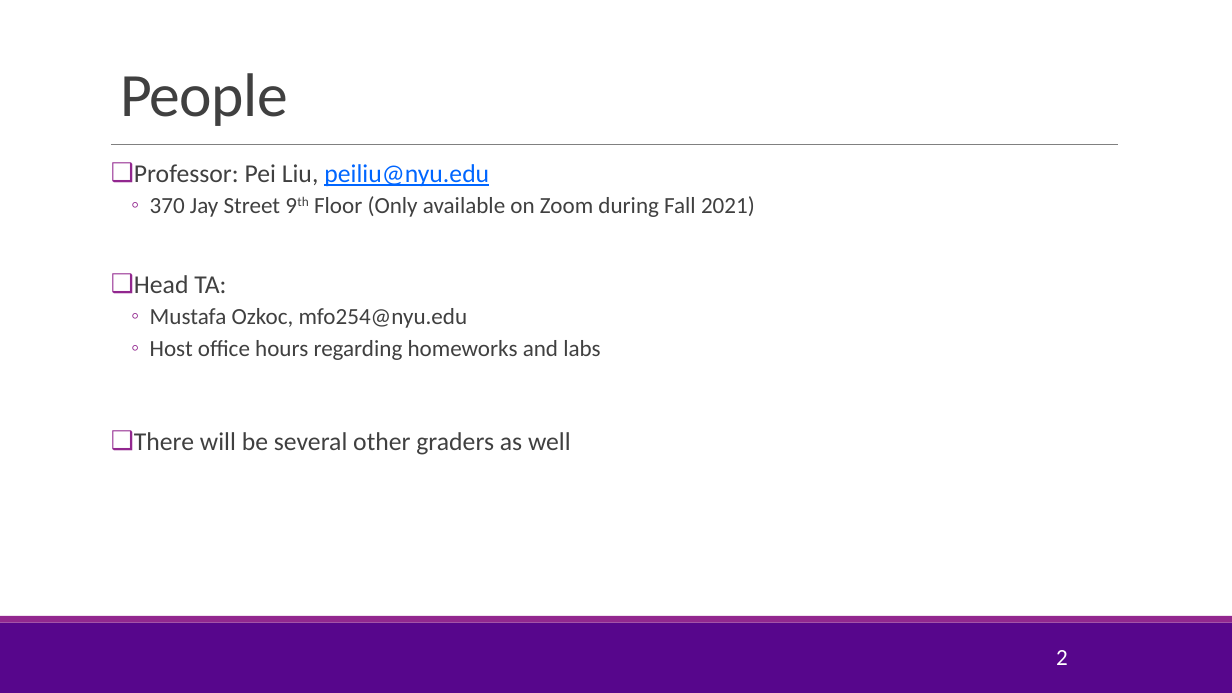
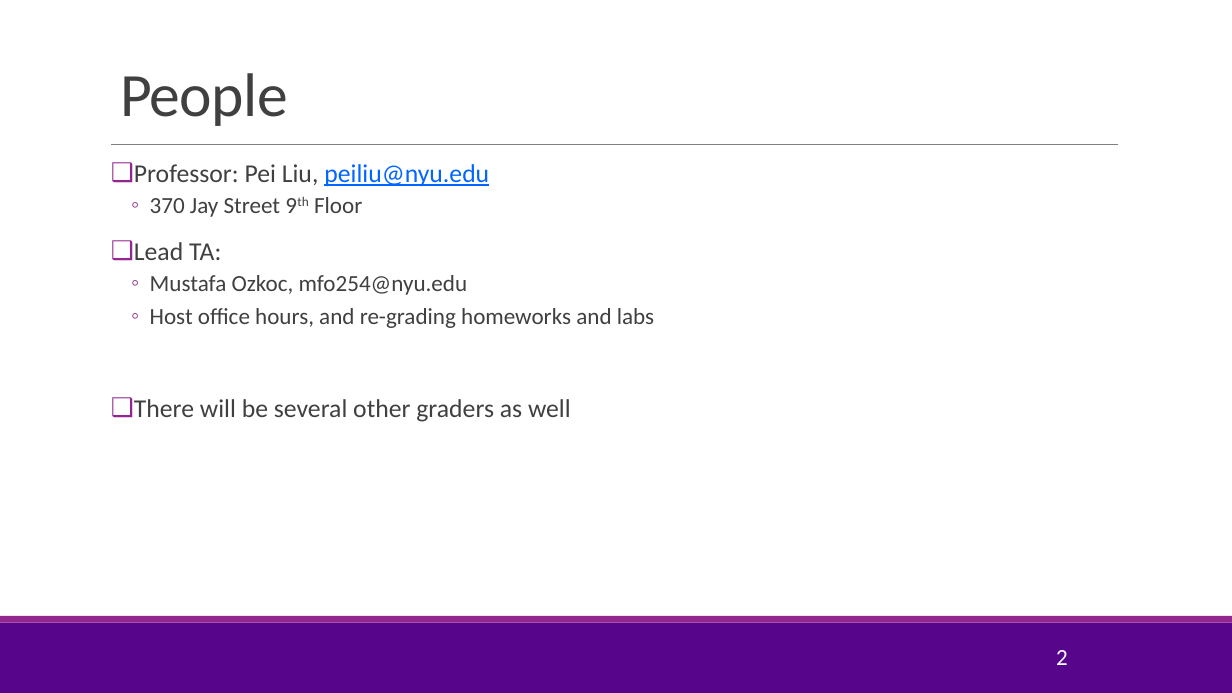
Before and after one commit to pliugithub/MachineLearning, a slide deck: slide 2 of lectures/CourseAdmin.pptx. Drawn at 1232x693 pixels with LibreOffice and Linux fonts; fonts in the diff are those of the drawing; background and template pictures are left out. Boxes give left, top, right and bottom in pixels: in the first picture for what was removed or moved away, otherwise in the second. Text is boxed around its words. In the diff, an @@ line names an element or a change of style, - is before the commit and + after.

```diff
--- a/lectures/CourseAdmin.pptx
+++ b/lectures/CourseAdmin.pptx
@@ text at (x1=134, y1=197, x2=362, y2=260): text changed @@
-  ◦ 370 Jay Street 9th Floor (Only available on Zoom during Fall 2021)
-❑ Head TA:
+  ◦ 370 Jay Street 9th Floor
+❑ Lead TA:
@@ text at (x1=150, y1=308, x2=654, y2=328): text changed @@
-  ◦ Host office hours regarding homeworks and labs
+  ◦ Host office hours, and re-grading homeworks and labs
```
Also in this commit, not shown: 4 other files.
